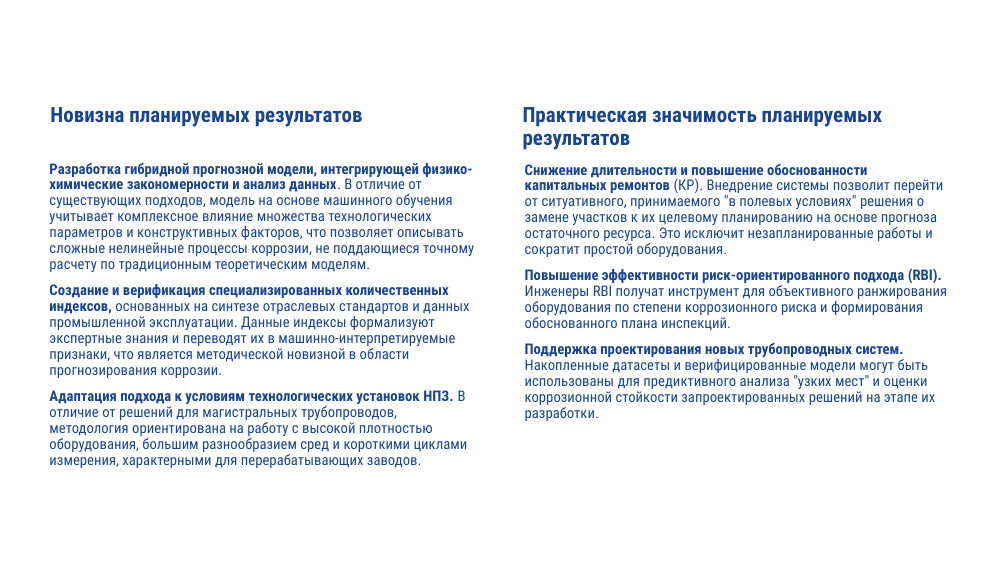
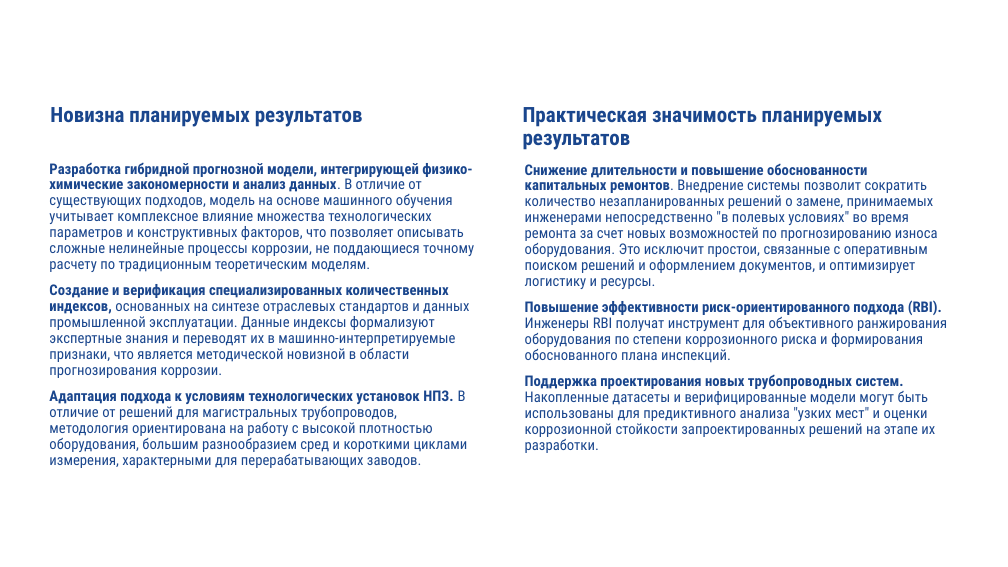
Before and after one commit to Kosyakin/corrosion_analysis_project, a slide deck: slide 3 of ВИК/shablon-prezentaczii-vik-25-26.pptx. Drawn at 1008x567 pixels with LibreOffice and Linux fonts; fonts in the diff are those of the drawing; background and template pictures are left out. Boxes give left, top, right and bottom in pixels: in the first picture for what was removed or moved away, otherwise in the second. Text is boxed around its words. In the diff, an @@ line names an element or a change of style, - is before the commit and + after.

```diff
--- a/ВИК/shablon-prezentaczii-vik-25-26.pptx
+++ b/ВИК/shablon-prezentaczii-vik-25-26.pptx
@@ text at (525,163,938,289): text changed @@
-Снижение длительности и повышение обоснованности капитальных ремонтов (КР). Внедрение системы позволит перейти от ситуативного, принимаемого "в полевых условиях" решения о замене участков к их целевому планированию на основе прогноза остаточного ресурса. Это исключит незапланированные работы и сократит простой оборудования.
+Снижение длительности и повышение обоснованности капитальных ремонтов. Внедрение системы позволит сократить количество незапланированных решений о замене, принимаемых инженерами непосредственно "в полевых условиях" во время ремонта за счет новых возможностей по прогнозированию износа оборудования. Это исключит простои, связанные с оперативным поиском решений и оформлением документов, и оптимизирует логистику и ресурсы.
```
Also in this commit, not shown: 2 other slides changed, 6 slides removed.
